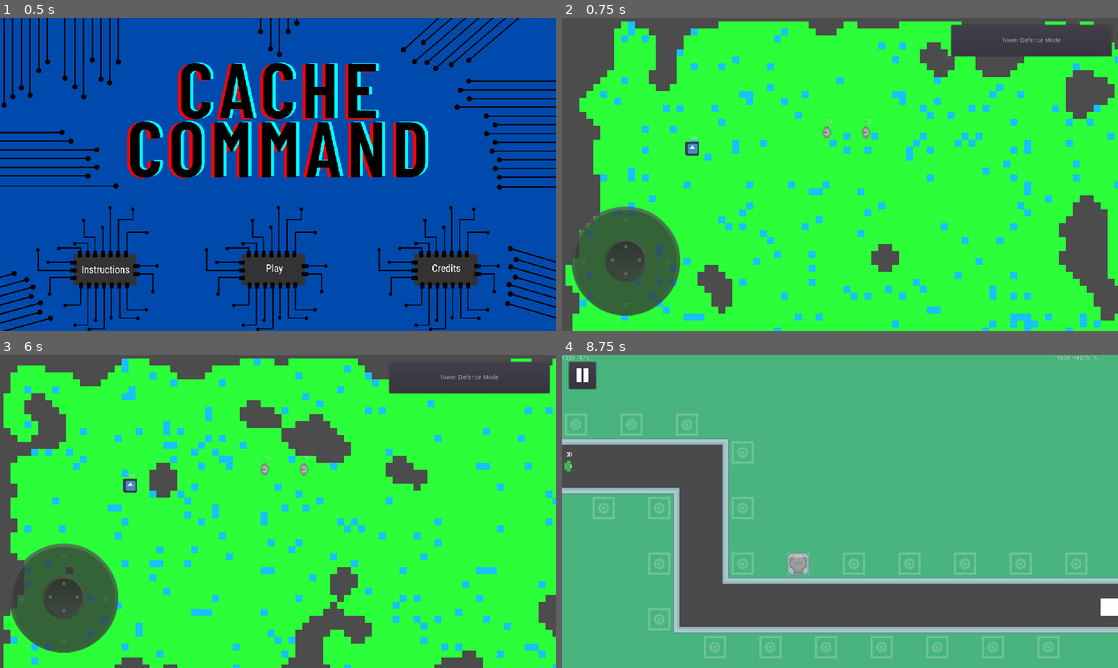
Above: before the commit, frames 1-4 (two rows, left to right).
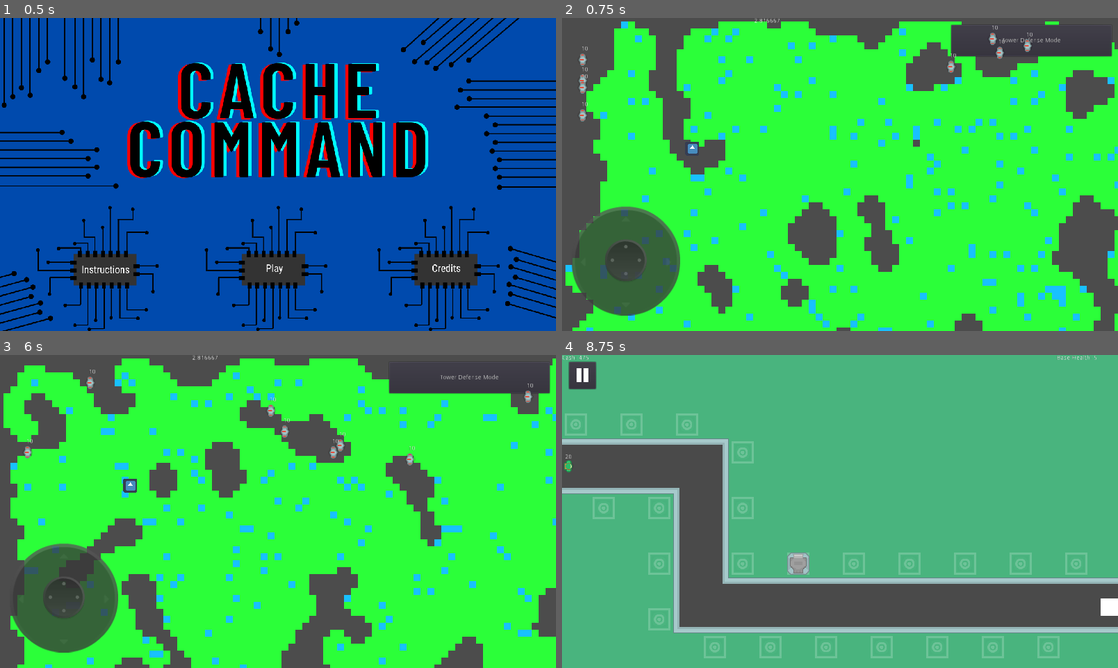
Above: after the commit, the same moments.

Repository: njrobbins/cache-command
Game: Godot game, scene res://Scenes/MainMenu.tscn
Two runs of this game, one before a commit and one after it. Both use one fixed random seed, a clock stepped at 60 frames per second and the inputs below. The engine's default icon, where the game draws it, is replaced by a stand-in: a white triangle on a blue panel in a dark square.
Inputs (mouse positions are in pixels of both pictures, inside the frame that each line leads up to):
- Up to frame 1 (0.5 s): no input
- Up to frame 2 (0.75 s): click (834, 268) at 0.5 s
- Up to frame 3 (6 s): click "Tower Defense Mode" at 1.25 s; click (22, 376) at 2 s; click "Resume" at 2.75 s; click "Resume" at 3.5 s; click "Resume" at 4.25 s; click "Main Menu" at 5 s; click (272, 605) at 5.75 s
- Up to frame 4 (8.75 s): click "Tower Defense Mode" at 6.5 s; tap Enter at 7.25 s; move the mouse to (812, 574) at 7.27 s; click (812, 574) at 7.42 s; tap Space at 8 s; drag from (1006, 558) to (1106, 605) at 8.02 s

Frame 1 is identical in both runs. In frame 2, 15% of the frame differs, in the area x 0-100%, y 0-100%; in frame 3, 15%; in frame 4, less than 0.1%.

Commit message:
More Dig-Dug updates

Diff:
--- a/Scenes/DigDug.tscn
+++ b/Scenes/DigDug.tscn
@@ -1,21 +1,14 @@
-[gd_scene load_steps=6 format=2]
+[gd_scene load_steps=5 format=2]
 
 [ext_resource path="res://Scenes/DigDugPlayer.tscn" type="PackedScene" id=1]
 [ext_resource path="res://Scripts/DigDugGame.gd" type="Script" id=3]
 [ext_resource path="res://Joystick/Joystick.tscn" type="PackedScene" id=4]
 [ext_resource path="res://Scripts/MenuButtonHandler.gd" type="Script" id=5]
-[ext_resource path="res://Scenes/DigDugEnemy.tscn" type="PackedScene" id=6]
 
 [node name="DigDug" type="Node2D"]
 script = ExtResource( 3 )
 
 [node name="Map" type="Node2D" parent="."]
-
-[node name="DigDugEnemy" parent="." instance=ExtResource( 6 )]
-position = Vector2( 609.787, 263.196 )
-
-[node name="DigDugEnemy2" parent="." instance=ExtResource( 6 )]
-position = Vector2( 700, 263.196 )
 
 [node name="Player" parent="." instance=ExtResource( 1 )]
 
@@ -35,4 +28,18 @@
 __meta__ = {
 "_edit_use_anchors_": false
 }
+
+[node name="GameTimer" type="Timer" parent="."]
+wait_time = 3.0
+one_shot = true
+autostart = true
+
+[node name="TimeLabel" type="Label" parent="."]
+margin_left = 442.48
+margin_right = 482.48
+margin_bottom = 14.0
+__meta__ = {
+"_edit_use_anchors_": false
+}
 [connection signal="pressed" from="TDButton" to="TDButton" method="_on_TDButton_pressed"]
+[connection signal="timeout" from="GameTimer" to="." method="_on_GameTimer_timeout"]
--- a/Scenes/DigDugEnemy.tscn
+++ b/Scenes/DigDugEnemy.tscn
@@ -12,6 +12,8 @@
 [node name="DigDugEnemy" type="KinematicBody2D" groups=[
 "enemy",
 ]]
+z_index = 5
+z_as_relative = false
 collision_layer = 4
 collision_mask = 6
 script = ExtResource( 2 )
--- a/Scenes/DigDugPlayer.tscn
+++ b/Scenes/DigDugPlayer.tscn
@@ -37,17 +37,11 @@
 
 [node name="ShootTimer" type="Timer" parent="."]
 
-[node name="Label" type="Label" parent="."]
-margin_left = -16.0
-margin_top = -29.0
-margin_right = 16.0
-margin_bottom = -15.0
-text = "0"
-align = 1
-__meta__ = {
-"_edit_use_anchors_": false
-}
+[node name="SlowTimer" type="Timer" parent="."]
+wait_time = 0.25
+one_shot = true
 [connection signal="area_entered" from="HitDetector" to="." method="_on_HitDetector_area_entered"]
 [connection signal="body_entered" from="Aggro" to="." method="_on_Aggro_body_entered"]
 [connection signal="body_exited" from="Aggro" to="." method="_on_Aggro_body_exited"]
 [connection signal="timeout" from="ShootTimer" to="." method="_on_ShootTimer_timeout"]
+[connection signal="timeout" from="SlowTimer" to="." method="_on_SlowTimer_timeout"]
--- a/Scenes/Drone.tscn
+++ b/Scenes/Drone.tscn
@@ -7,15 +7,6 @@
 
 [sub_resource type="RectangleShape2D" id=1]
 extents = Vector2( 8.20693, 13.147 )
-
-[sub_resource type="DynamicFontData" id=2]
-antialiased = false
-hinting = 0
-font_path = "res://fonts/Oswald-Regular.ttf"
-
-[sub_resource type="DynamicFont" id=3]
-size = 14
-font_data = SubResource( 2 )
 
 [node name="Drone" type="PathFollow2D"]
 script = ExtResource( 1 )
@@ -57,12 +48,11 @@
 shape = SubResource( 1 )
 
 [node name="Label" type="Label" parent="."]
-margin_left = -3.71236
-margin_top = -35.9013
-margin_right = 3.28764
-margin_bottom = -15.9013
-custom_fonts/font = SubResource( 3 )
-text = "0"
+margin_left = -8.0
+margin_top = -28.0
+margin_right = 8.0
+margin_bottom = -14.0
+align = 1
 __meta__ = {
 "_edit_use_anchors_": false
 }
--- a/Scripts/DigDugEnemy.gd
+++ b/Scripts/DigDugEnemy.gd
@@ -19,7 +19,7 @@
 	$Aggro/AggroShape.shape.radius = RADIUS
 	$ShootTimer.set_wait_time(1.0 / shoot_rate)
 
-func _physics_process(delta):
+func _physics_process(_delta):
 	if current_target != null:
 		velocity = ((current_target.get_global_transform().origin - position).normalized() * move_speed)
 		if (position - current_target.get_global_transform().origin).length() > 50:
--- a/Scripts/DigDugGame.gd
+++ b/Scripts/DigDugGame.gd
@@ -2,23 +2,44 @@
 
 const Tile = preload("res://Scenes/DigDugTile.tscn")
 const Res = preload("res://Scenes/DigDugResource.tscn")
+const Enemy = preload("res://Scenes/DigDugEnemy.tscn")
 
 var cell_w = 16
 var cell_h = 16
+var number_of_enemies = 8
+var rng = RandomNumberGenerator.new()
 
 func _ready():
+	rng.randomize()
 	var size_w = ProjectSettings.get_setting("display/window/size/width")
 	var size_h = ProjectSettings.get_setting("display/window/size/height")
 	var tiles_w = (size_w / cell_w) + 1
 	var tiles_h = (size_h / cell_h) + 1
-	var grid = Game.MapGen.getMap(tiles_w, tiles_h, "randomseed", 50)
+	var random_seed = rng.randf_range(-99999.0, 99999.0)
+	var grid = Game.MapGen.getMap(tiles_w, tiles_h, random_seed, 47)
+	var inst
 	for y in range(tiles_h):
 		for x in range(tiles_w):
 			if grid[y][x]:
-				var inst
 				if randi() % 20 == 0:
 					inst = Res.instance()
 				else:
 					inst = Tile.instance()
 				inst.position = Vector2(x * cell_w, y * cell_h)
 				$Map.add_child(inst)
+			else:
+				if !(x >= 0 && x < 3) && !(y >= 0 && y < 3) :
+					if randi() % 27 == 0 and number_of_enemies > 0:
+						inst = Enemy.instance()
+						inst.position = Vector2(x * cell_w, y * cell_h)
+						$Map.add_child(inst)
+						number_of_enemies -= 1
+func _process(delta):
+	$TimeLabel.text = str($GameTimer.time_left)
+
+func add_time(var amt):
+	$GameTimer.start($GameTimer.time_left + amt)
+
+func _on_GameTimer_timeout():
+#	print("out of time")
+	pass
--- a/Scripts/DigDugPlayer.gd
+++ b/Scripts/DigDugPlayer.gd
@@ -3,32 +3,27 @@
 export var speed = 200
 export var RADIUS = 200
 export var shoot_rate = 2
-export var hp = 100
 
 var velocity = Vector2()
 
 onready var joystick_move = get_parent().get_node("Joystick")
 
-var mined = 0
+var slow_amt = 0
 var enemy_array = []
 var instance
 var current_target = null
 var shot = load("res://Scenes/Shot.tscn")
 
-func _ready():
-	$Label.text = str(hp)
-
 func _physics_process(_delta):
 	if joystick_move and joystick_move.is_working:
-		var vel = joystick_move.output * speed
+		var vel = joystick_move.output * (speed - slow_amt)
 		velocity = move_and_slide(vel)
 
 	for i in get_slide_count():
 		var collision = get_slide_collision(i)
 		if collision.collider != null:
 			if collision.collider.is_in_group("res"):
-				mined += 1
-				print("Mined: ",mined)
+				get_parent().add_time(0.5)
 				collision.collider.free()
 			elif collision.collider.is_in_group("tile"):
 				collision.collider.free()
@@ -41,8 +36,9 @@
 func _on_HitDetector_area_entered(area):
 	if area.is_in_group("shot") and area.sentBy != "player":
 		area.queue_free()
-		hp -= 1
-		$Label.text = str(hp)
+		slow_amt += 10
+		print(slow_amt)
+		$SlowTimer.start()
 
 func _on_ShootTimer_timeout():
 	if current_target != null:
@@ -65,3 +61,6 @@
 			if body == current_target:
 				current_target = null
 				$ShootTimer.stop()
+
+func _on_SlowTimer_timeout():
+	slow_amt = 0
--- a/Scripts/Drone.gd
+++ b/Scripts/Drone.gd
@@ -32,7 +32,6 @@
 		if hp <= 0:
 			get_parent().get_parent().add_cash(5)
 			queue_free()
-	print(area.get_groups())
 	if area.is_in_group("Base"):
 		queue_free()
 		get_parent().get_parent().base_hit()
--- a/Scripts/MapGenerator.gd
+++ b/Scripts/MapGenerator.gd
@@ -43,6 +43,7 @@
 
 	static func genMapFromSeed(rows, columns, _seeed="seed", fillrate=32):
 		"""Generates a grid from a random seed, can specify rows, columns, seed, fill rate"""
+		randomize()
 		var grid = []
 		for _i in range(columns + 30):
 			grid.append([])
Not shown: 1 places in Scenes/Drone.tscn that only renumber resources
